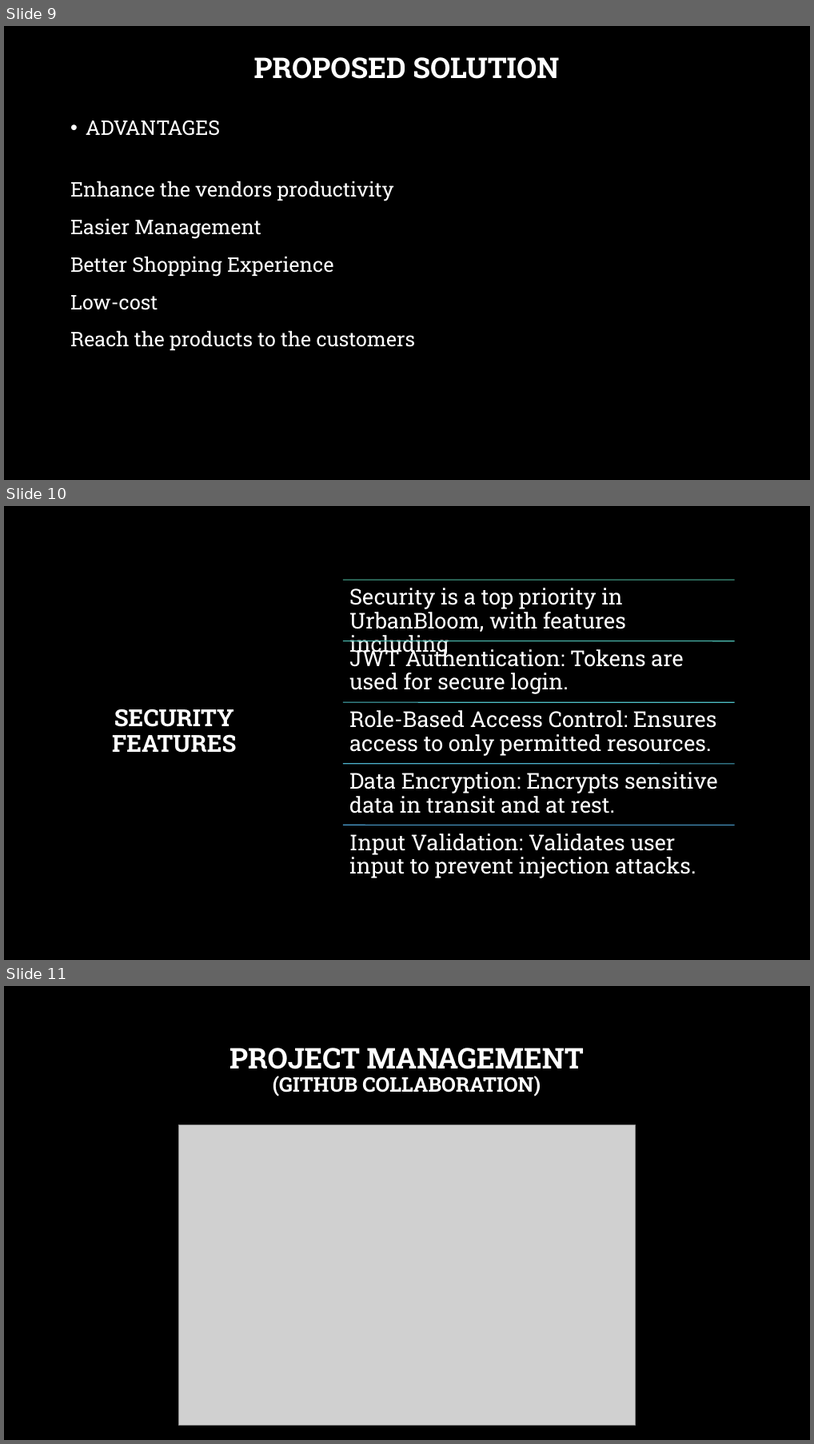
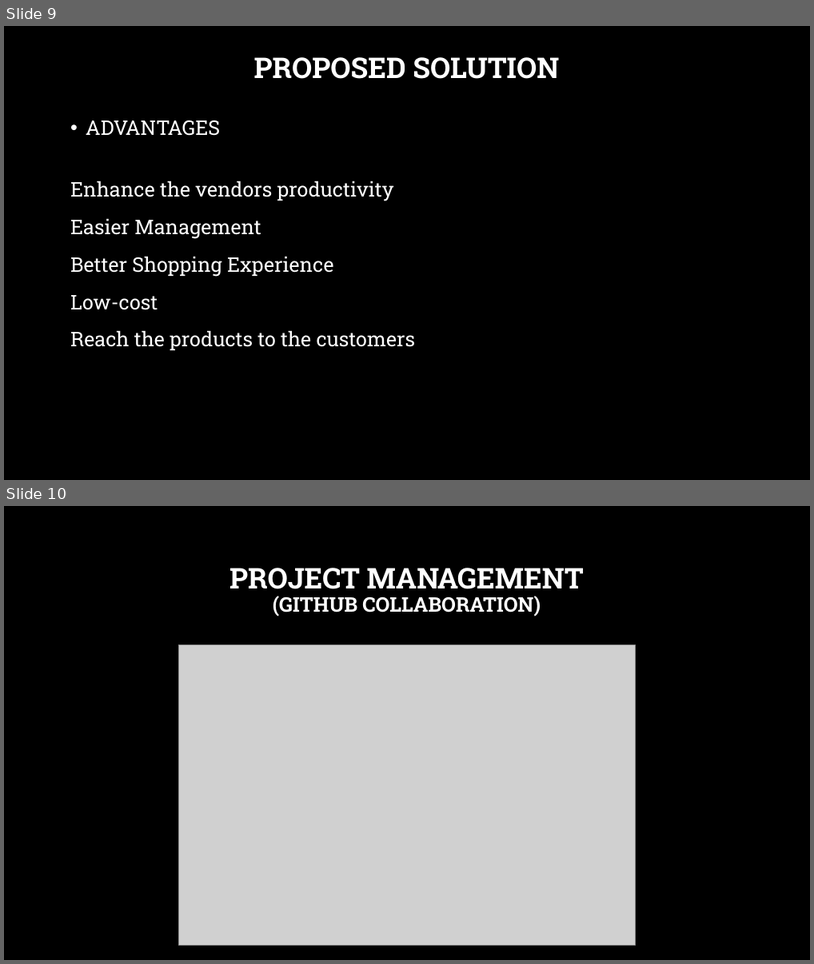
Before and after one commit to NikhilRameshHegde/CapstoneDocumentation, a slide deck: URBAN BLOOM Project (1).pptx. Shown one above the other, each under a label of ours: slides 9, 10 and 11 before the commit, slides 9 and 10 after it. The pictures are 814x1444 and 814x964 pixels, drawn with LibreOffice and Linux fonts; fonts in the diff are those of the drawing; grey boxes stand for pictures; background and template pictures are left out. Boxes give left, top, right and bottom in pixels: in the first picture for what was removed or moved away, otherwise in the second. Text is boxed around its words. In the diff, an @@ line names an element or a change of style, - is before the commit and + after.

```diff
--- a/URBAN BLOOM Project (1).pptx
+++ b/URBAN BLOOM Project (1).pptx
@@ slide 10 removed at box(4, 506, 810, 960), background picture (left out) @@
@@ title removed at box(112, 708, 236, 752) @@
-SECURITY FEATURES
@@ group removed at box(343, 580, 735, 878): 5 lines, 5 texts @@
-Security is a top priority in UrbanBloom, with features including
-JWT Authentication: Tokens are used for secure login.
-Role-Based Access Control: Ensures access to only permitted resources.
-Data Encryption: Encrypts sensitive data in transit and at rest.
-Input Validation: Validates user input to prevent injection attacks.
@@ what was slide 11 is now slide 10 @@
```
